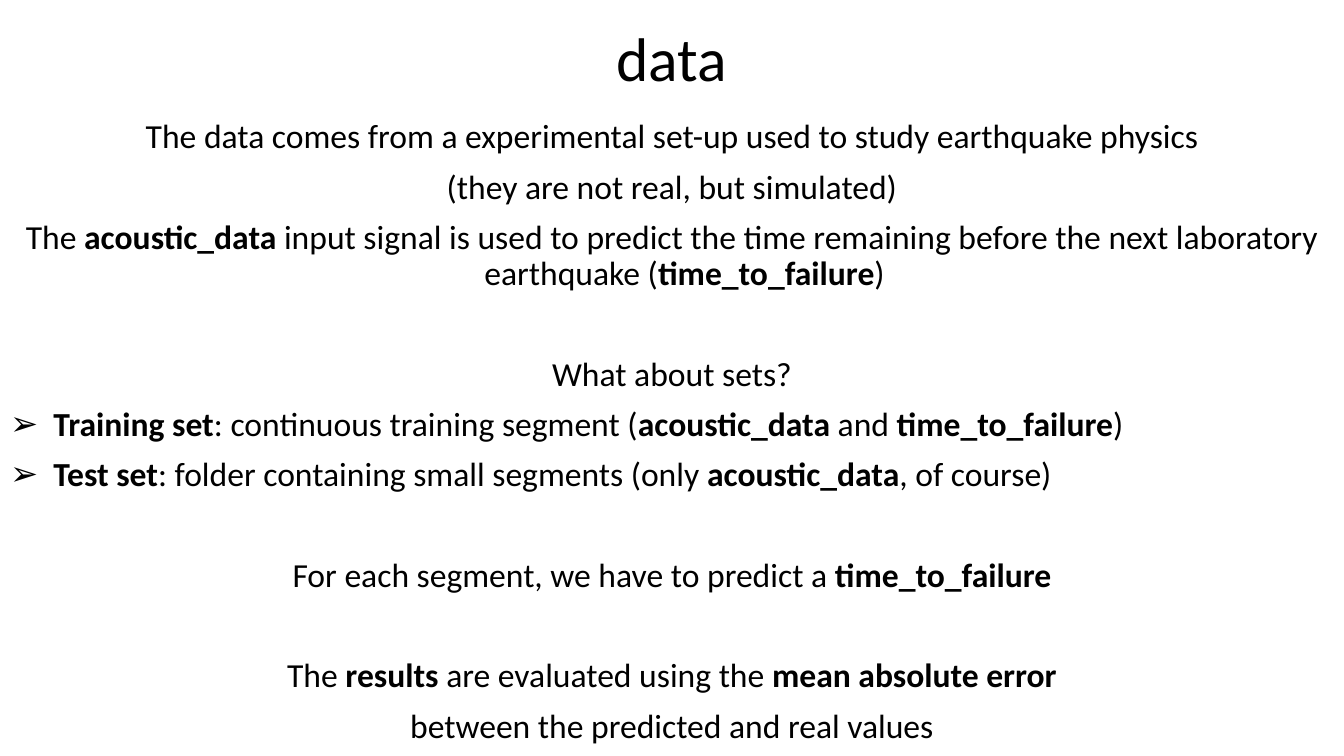
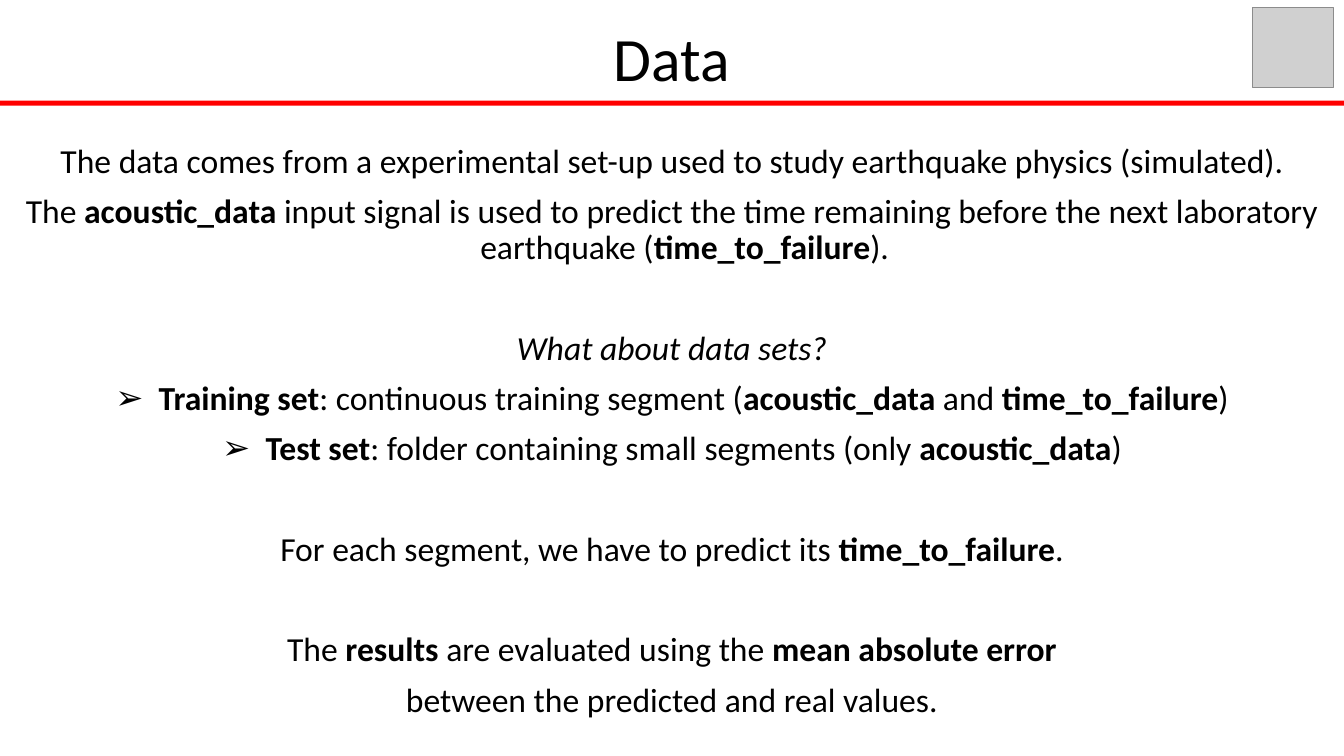
Before and after one commit to GiusTemp/kaggleunibo, a slide deck: slide 3 of slides/earthquakePrediction.pptx. Drawn at 1344x756 pixels with LibreOffice and Linux fonts; fonts in the diff are those of the drawing; grey boxes stand for pictures; background and template pictures are left out. Boxes give left, top, right and bottom in pixels: in the first picture for what was removed or moved away, otherwise in the second. Text is boxed around its words. In the diff, an @@ line names an element or a change of style, - is before the commit and + after.

Commit message:
pptx minor changes

```diff
--- a/slides/earthquakePrediction.pptx
+++ b/slides/earthquakePrediction.pptx
@@ picture added at [1253,7,1334,88] @@
@@ text at [614,41,730,82]: text changed @@
-data
+Data
@@ rectangle added at [0,101,1344,106], fill #FF0000 @@
@@ text at [26,148,1318,361]: text changed @@
-The data comes from a experimental set-up used to study earthquake physics
-(they are not real, but simulated)
-The acoustic_data input signal is used to predict the time remaining before the next laboratory earthquake (time_to_failure)
-What about sets?
+The data comes from a experimental set-up used to study earthquake physics (simulated).
+The acoustic_data input signal is used to predict the time remaining before the next laboratory earthquake (time_to_failure).
+What about data sets?
@@ text at [159,385,1229,416]: alignment left to centre @@
@@ text at [266,435,1121,567]: text changed @@
-➢ Test set: folder containing small segments (only acoustic_data, of course)
-For each segment, we have to predict a time_to_failure
+➢ Test set: folder containing small segments (only acoustic_data)
+For each segment, we have to predict its time_to_failure.
@@ text at [406,688,937,718]: text changed @@
-between the predicted and real values
+between the predicted and real values.
```
Also in this commit, not shown: 14 other slides changed.
